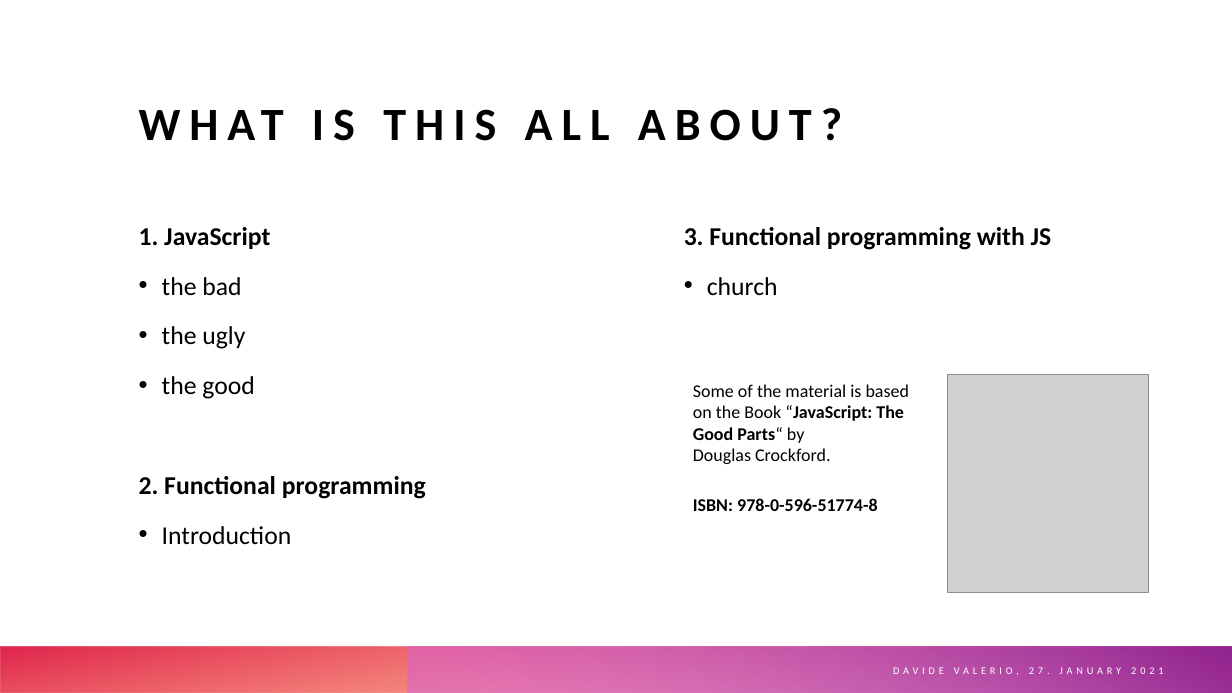
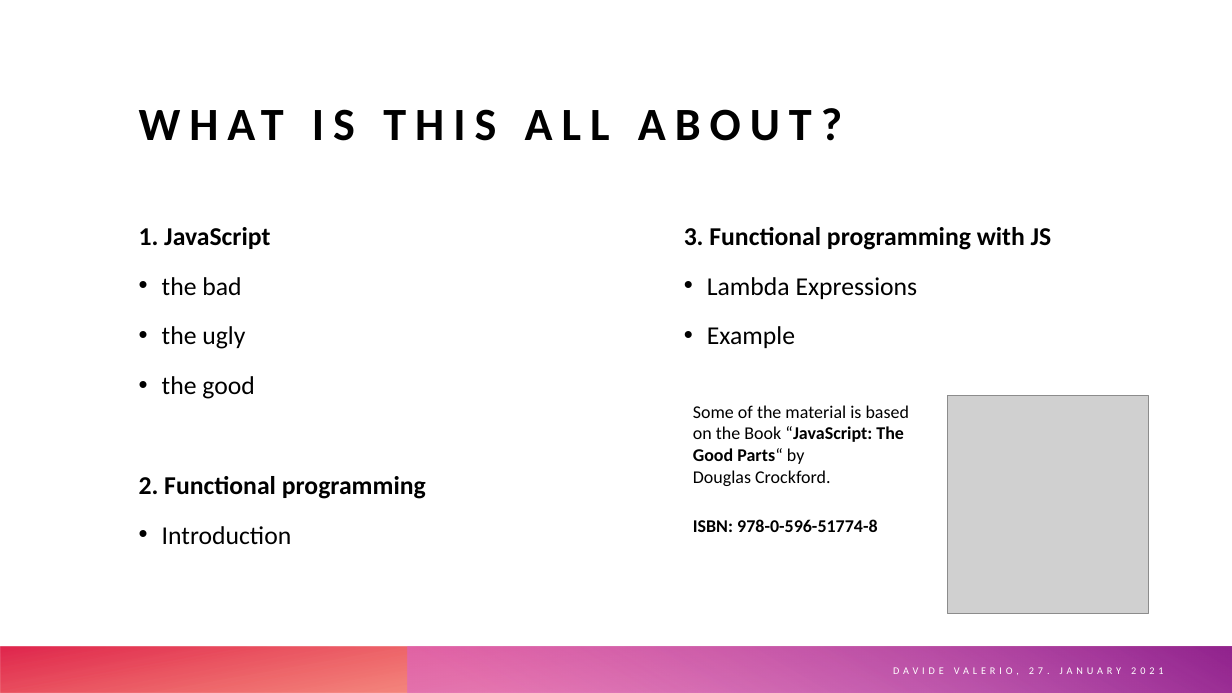
Before and after one commit to forcehobbit/fpw-javascript, a slide deck: slide 3 of doc/fpw_javascript.pptx. Drawn at 1232x693 pixels with LibreOffice and Linux fonts; fonts in the diff are those of the drawing; grey boxes stand for pictures. Boxes give left, top, right and bottom in pixels: in the first picture for what was removed or moved away, otherwise in the second. Text is boxed around its words. In the diff, an @@ line names an element or a change of style, - is before the commit and + after.

Commit message:
updated presentation and updated list / detail example

```diff
--- a/doc/fpw_javascript.pptx
+++ b/doc/fpw_javascript.pptx
@@ text at (707, 277, 918, 348): text changed @@
-• church
+• Lambda Expressions
+• Example
@@ text "Some of the material is ...": place and size @@
-text "Some of the material is ..." at (693, 384, 910, 511)
+text "Some of the material is ..." at (693, 405, 910, 532)
@@ picture: place and size @@
-picture at (947, 374, 1149, 592)
+picture at (947, 396, 1149, 613)
```
Also in this commit, not shown: 1 other slide changed, 7 slides added, 4 other files.
